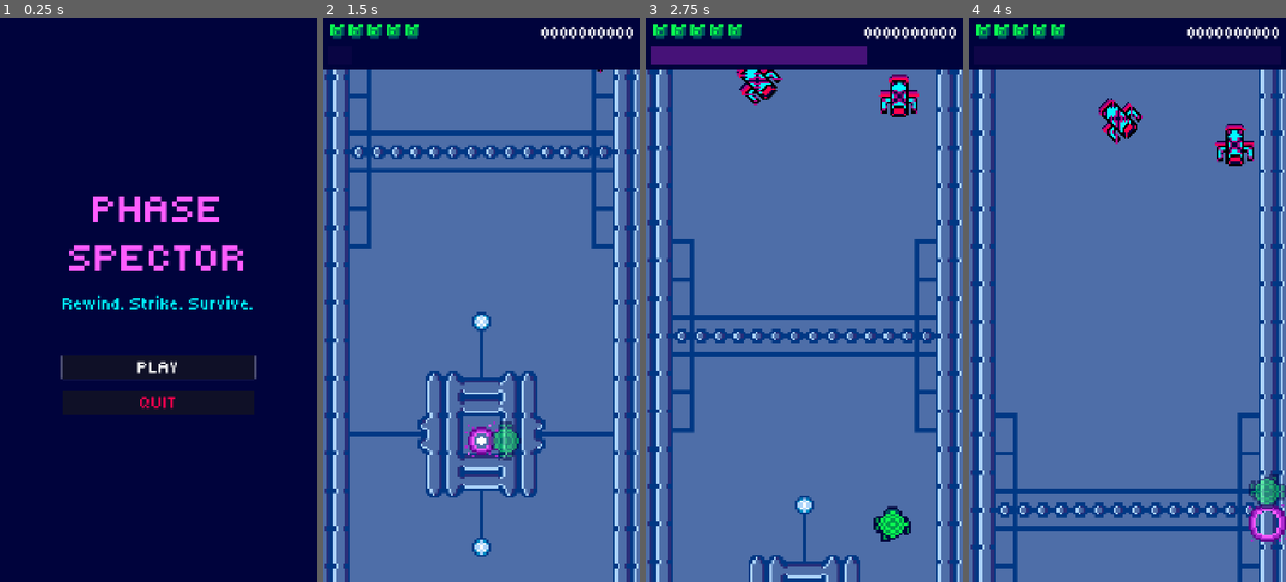
Above: before the commit, frames 1-4 (left to right).
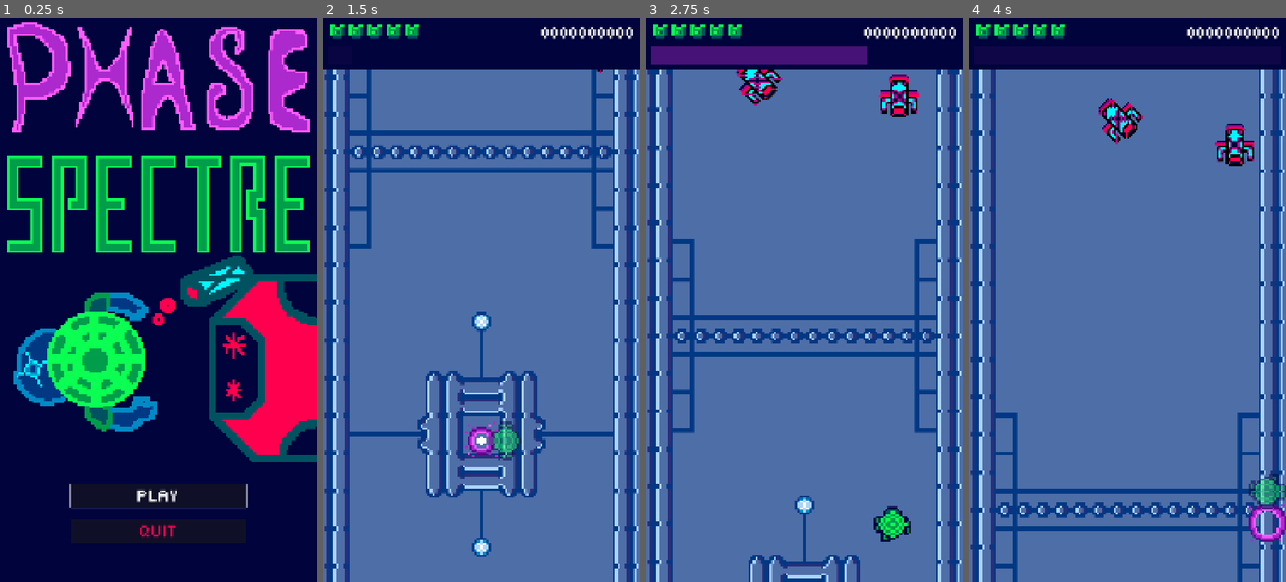
Above: after the commit, the same moments.

Repository: cormacoshaughnessey-maker/PanthersArcade
Game: Godot game, scene res://Scenes/title_screen.tscn
The game is run twice, just before and just after one commit, with the same random seed, the same clock (stepped at 60 frames per second) and the same inputs. Sound files missing from this copy of the repository are replaced by a short silence.
Inputs:
- Up to frame 1 (0.25 s): no input
- Up to frame 2 (1.5 s): click "PLAY" at 0.5 s; tap Enter at 1.25 s; hold Right (right) from 1.28 s (still down); hold Space (rewind) from 1.28 s (still down)
- Up to frame 3 (2.75 s): release Right (right) at 2.03 s; release Space (rewind) at 2.03 s; hold Down (down) from 2.03 s (still down); tap Space (rewind) at 2.1 s
- Up to frame 4 (4 s): release Down (down) at 2.78 s; hold Right (right) 2.78-3.53 s; hold Space (rewind) 2.78-3.53 s; hold Up (up) from 3.53 s (still down); tap Space (rewind) at 3.6 s

The runs differ from the first frame. In frame 1, 34% of the frame differs, in the area x 2-100%, y 0-93%; in frame 2, less than 0.1%; in frame 3, less than 0.1%; in frame 4, less than 0.1%.

Commit message:
Title Screen
Added the title screen

Diff:
--- a/panthers-arcade-game/Scenes/title_screen.tscn
+++ b/panthers-arcade-game/Scenes/title_screen.tscn
@@ -1,6 +1,7 @@
 [gd_scene format=3 uid="uid://dr1m4ug3cribv"]
 
 [ext_resource type="Script" uid="uid://dq13h5eq4n4aj" path="res://Scripts/title_screen.gd" id="1_title"]
+[ext_resource type="Texture2D" uid="uid://8q8un1lun4y3" path="res://Assets/Sprites/title_screen.png" id="2_p3fck"]
 
 [node name="TitleScreen" type="Control" unique_id=1574181918]
 layout_mode = 3
@@ -20,6 +21,12 @@
 grow_vertical = 2
 color = Color(0, 0.012, 0.235, 1)
 
+[node name="TitleScreenImage" type="TextureRect" parent="." unique_id=702097398]
+layout_mode = 0
+offset_right = 1080.0
+offset_bottom = 1920.0
+texture = ExtResource("2_p3fck")
+
 [node name="VBoxContainer" type="VBoxContainer" parent="." unique_id=382456579]
 layout_mode = 1
 anchors_preset = 8
@@ -30,12 +37,14 @@
 offset_left = -300.0
 offset_top = -300.0
 offset_right = 300.0
-offset_bottom = 300.0
+offset_bottom = 827.0
 grow_horizontal = 2
 grow_vertical = 2
 theme_override_constants/separation = 40
+alignment = 2
 
 [node name="Title" type="Label" parent="VBoxContainer" unique_id=546456970]
+visible = false
 layout_mode = 2
 theme_override_colors/font_color = Color(1, 0.361, 1, 1)
 theme_override_font_sizes/font_size = 144
@@ -45,6 +54,7 @@
 vertical_alignment = 1
 
 [node name="Subtitle" type="Label" parent="VBoxContainer" unique_id=1189374480]
+visible = false
 layout_mode = 2
 theme_override_colors/font_color = Color(0, 0.969, 1, 1)
 theme_override_font_sizes/font_size = 64
@@ -52,6 +62,7 @@
 horizontal_alignment = 1
 
 [node name="Spacer" type="Control" parent="VBoxContainer" unique_id=21073332]
+visible = false
 custom_minimum_size = Vector2(0, 60)
 layout_mode = 2
 
Binary file added: panthers-arcade-game/Assets/Sprites/title_screen.png
Not shown, added: panthers-arcade-game/Assets/Sprites/title_screen.png.import
